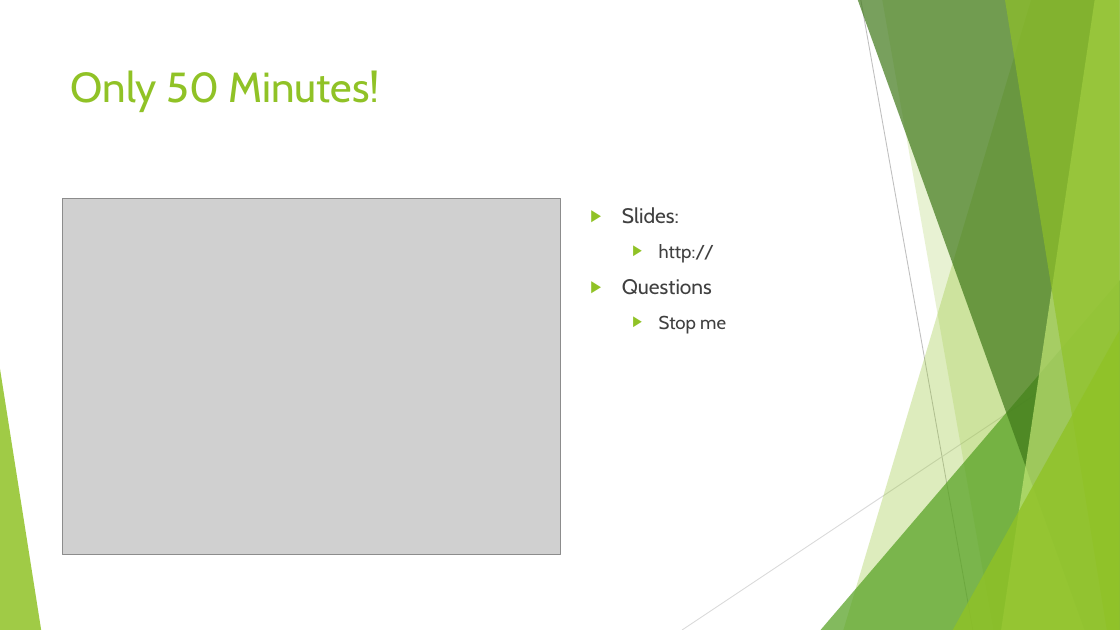
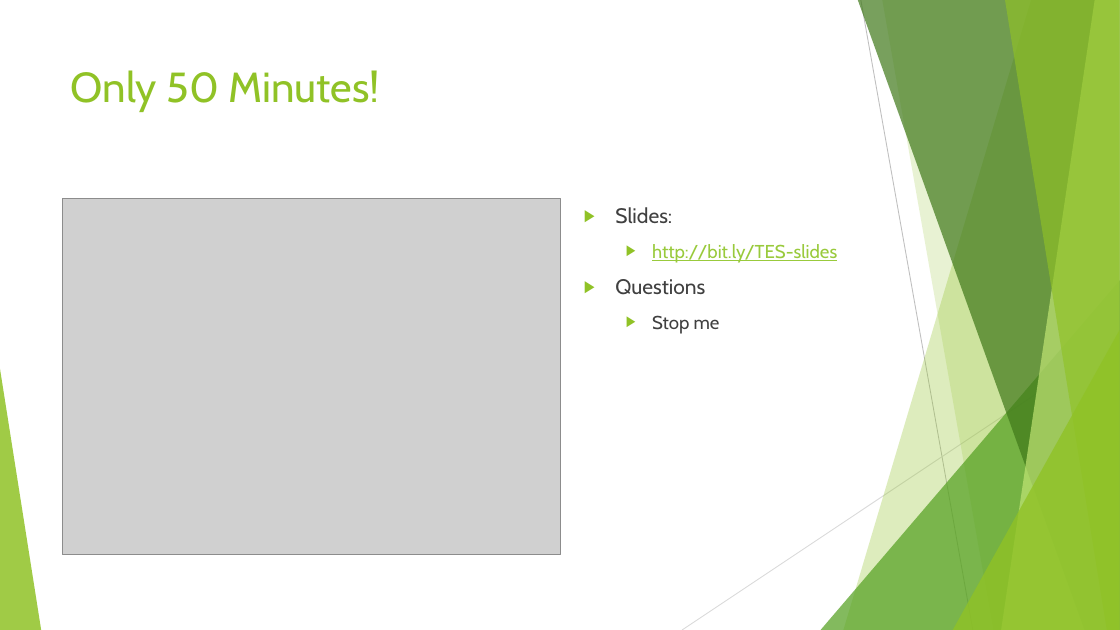
Before and after one commit to peteraritchie/Towards-Elastic-Scalability, a slide deck: slide 3 of DC17 Towards Elastic Scalability.pptx. Drawn at 1120x630 pixels with LibreOffice and Linux fonts; fonts in the diff are those of the drawing; grey boxes stand for pictures. Boxes give left, top, right and bottom in pixels: in the first picture for what was removed or moved away, otherwise in the second. Text is boxed around its words. In the diff, an @@ line names an element or a change of style, - is before the commit and + after.

```diff
--- a/DC17 Towards Elastic Scalability.pptx
+++ b/DC17 Towards Elastic Scalability.pptx
@@ text at (x1=652, y1=244, x2=837, y2=263): text changed; text colour #404040 to #99CA3C @@
-  ▶ http://
+  ▶ http://bit.ly/TES-slides
```
Also in this commit, not shown: 4 other slides changed, 4 slides added, 1 slide removed.
